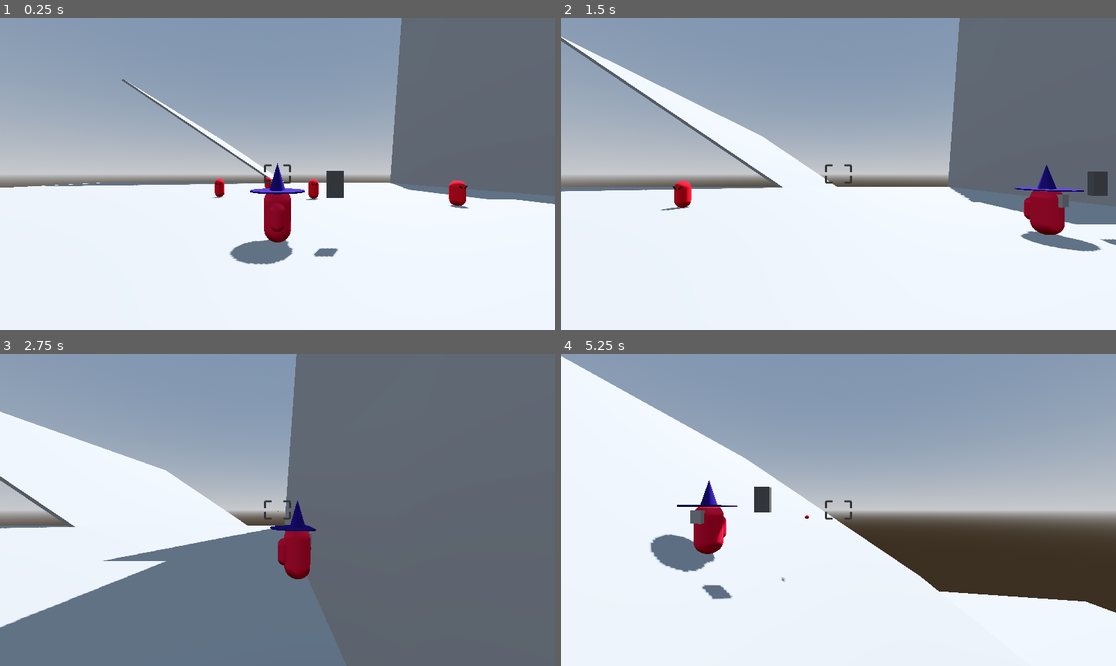
Above: before the commit, frames 1-4 (two rows, left to right).
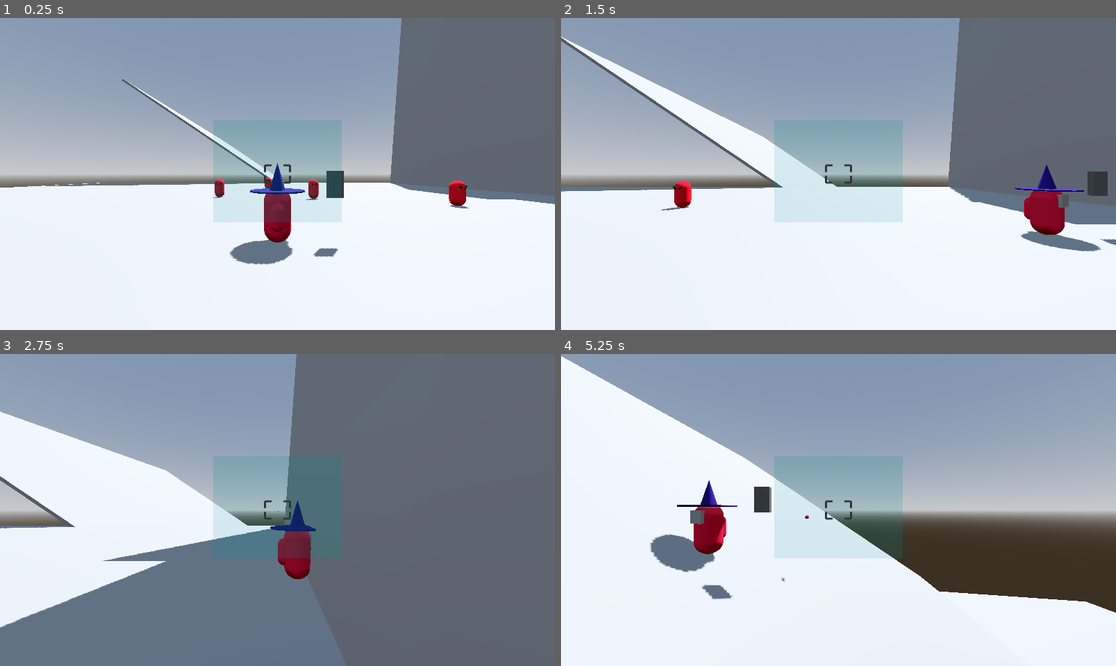
Above: after the commit, the same moments.

Repository: lead0lead/godot-3d-bullet-hell
Game: Godot game, scene res://scenes/main.tscn
Two runs of this game, one before a commit and one after it. Both use one fixed random seed, a clock stepped at 60 frames per second and the inputs below.
Inputs (mouse positions are in pixels of both pictures, inside the frame that each line leads up to):
- Up to frame 1 (0.25 s): no input
- Up to frame 2 (1.5 s): tap Enter at 0.5 s; move the mouse to (960, 158) at 0.52 s; hold D (right) 0.53-1.28 s; hold Shift (boost) 0.53-1.28 s; tap Space (jump) at 0.77 s; move the mouse to (727, 189) at 1.27 s; hold S (back) from 1.28 s (still down); tap X (dash) at 1.35 s
- Up to frame 3 (2.75 s): tap Space (jump) at 1.52 s; move the mouse to (333, 441) at 2.02 s; release S (back) at 2.03 s; press the mouse at (333, 441) at 2.03 s; hold D (right) from 2.03 s (still down)
- Up to frame 4 (5.25 s): move the mouse to (810, 572) at 2.77 s; release D (right) at 2.78 s; release the mouse at (810, 572) at 2.78 s; hold W (forward) 2.78-3.53 s; tap F (toggle-flight) at 2.85 s; tap Space (jump) at 3.02, 3.77, 4.52 s; move the mouse to (1005, 556) at 3.52 s; hold Shift (boost) 3.53-4.28 s; hold A (left) 3.53-5.03 s; move the mouse to (672, 463) at 4.27 s; tap X (dash) at 4.35 s; move the mouse to (866, 510) at 5.02 s; press the mouse at (866, 510) at 5.03 s; hold S (back) from 5.03 s (still down)

The runs differ from the first frame. In frame 1, 6.8% of the frame differs, in the area x 38-62%, y 32-66%; in frame 2, 7.2%; in frame 3, 3.5%; in frame 4, 6.5%.

Commit message:
Prototype enemy detection for lockon

Diff:
--- a/scenes/player.tscn
+++ b/scenes/player.tscn
@@ -44,11 +44,11 @@
 
 [sub_resource type="StandardMaterial3D" id="StandardMaterial3D_06kpu"]
 transparency = 1
-albedo_color = Color(1, 1, 1, 0.0784314)
+albedo_color = Color(0, 0.882353, 0.819608, 0.196078)
 
 [sub_resource type="BoxMesh" id="BoxMesh_bnhyk"]
 material = SubResource("StandardMaterial3D_06kpu")
-size = Vector3(5, 4, 100)
+size = Vector3(0.5, 0.4, 100)
 
 [sub_resource type="SphereShape3D" id="SphereShape3D_vjbo1"]
 
@@ -111,12 +111,12 @@
 
 [node name="Area3D" type="Area3D" parent="CameraPivot/SpringArm3D/PlayerCamera"]
 transform = Transform3D(1, 0, 0, 0, 1, 0, 0, 0, 1, 0, 0.00999999, -50.795)
+collision_mask = 16
 
 [node name="CollisionShape3D" type="CollisionShape3D" parent="CameraPivot/SpringArm3D/PlayerCamera/Area3D"]
 shape = SubResource("BoxShape3D_x7nii")
 
 [node name="MeshInstance3D" type="MeshInstance3D" parent="CameraPivot/SpringArm3D/PlayerCamera/Area3D"]
-visible = false
 mesh = SubResource("BoxMesh_bnhyk")
 
 [node name="TextureRect" type="TextureRect" parent="CameraPivot/SpringArm3D/PlayerCamera"]
--- a/scripts/ranged_weapon.gd
+++ b/scripts/ranged_weapon.gd
@@ -25,6 +25,7 @@
 	pass
 
 func _process(delta: float) -> void:
+
 	_handle_weapon_pivot_rotation(delta)
 	if _aimcast.is_colliding():
 		self.look_at(_aimcast.get_collision_point(), _camera.global_basis.y)
@@ -45,12 +46,20 @@
 		_can_fire = true
 
 func _on_area_3d_body_entered(body: Node3D) -> void:
-	if body.is_in_group("Enemie"):
+	if body.is_in_group("Enemy"):
 		_enemies_in_view.append(body)
+		print("Enemy spotted")
+		print(_enemies_in_view)
 
 func _on_area_3d_body_exited(body: Node3D) -> void:
-	if body.is_in_group("Enemie"):
+	if body.is_in_group("Enemy"):
 		_enemies_in_view.erase(body)
+		print("enemy left view")
+		print(_enemies_in_view)
 
 func _find_closest_lockon_target():
-	pass
+	return _enemies_in_view.reduce(func(closest, target):
+		return target if (_player.global_basis.z.dot(_player.global_position
+		- target.global_position)
+		< _player.global_basis.z.dot(_player.global_position
+		- target.global_position)) else closest)
